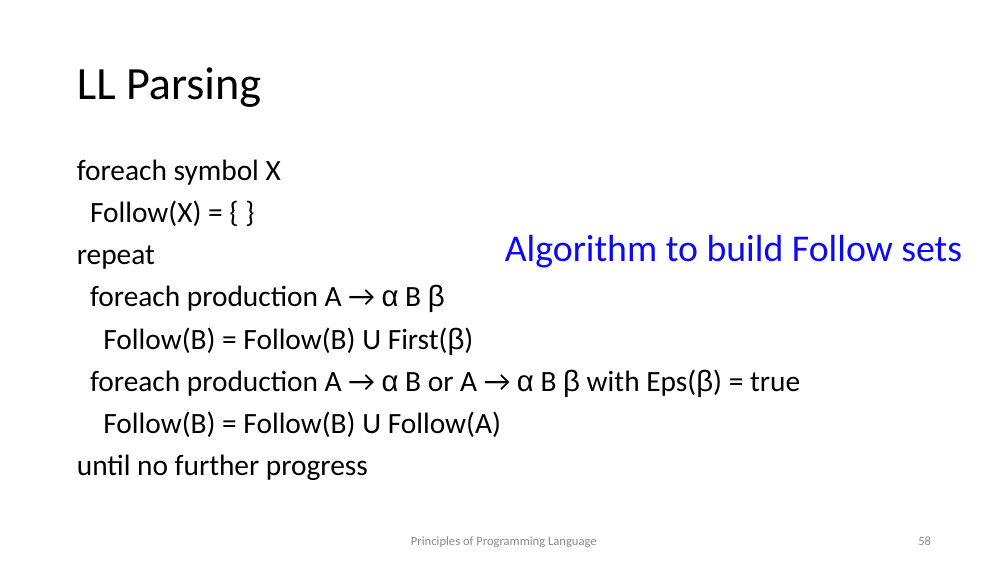
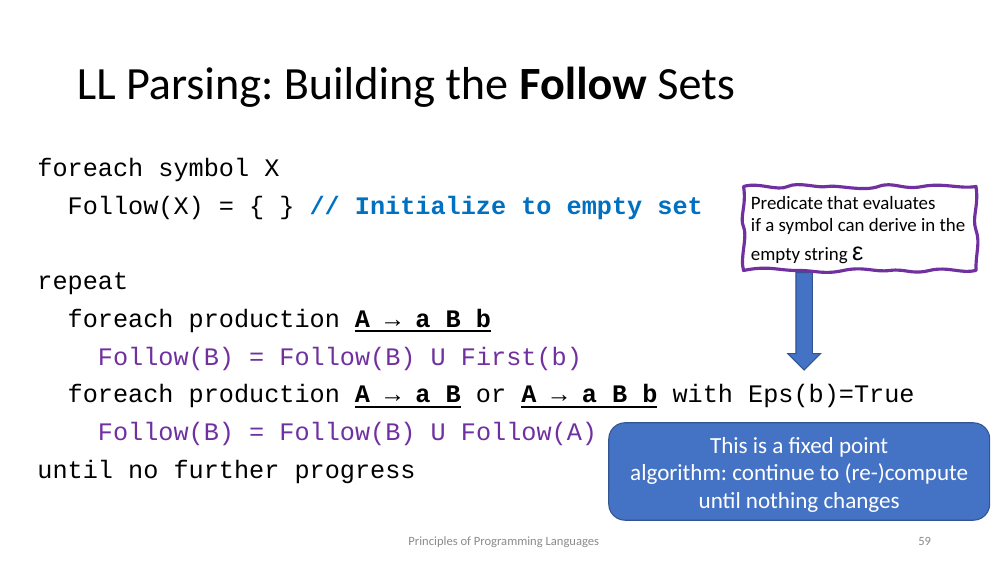
Before and after one commit to kongm/pl-design, a slide deck: slide 59 of syntax.pptx (slide 58 before the commit). Drawn at 1008x567 pixels with LibreOffice and Linux fonts; fonts in the diff are those of the drawing. Boxes give left, top, right and bottom in pixels: in the first picture for what was removed or moved away, otherwise in the second. Text is boxed around its words. In the diff, an @@ line names an element or a change of style, - is before the commit and + after.

```diff
--- a/syntax.pptx
+++ b/syntax.pptx
@@ title at [77, 66, 734, 107]: text changed @@
-LL Parsing
+LL Parsing: Building the Follow Sets
@@ text "foreach symbol X": place and size @@
-text "foreach symbol X" at [77, 159, 800, 480]
+text "foreach symbol X" at [37, 158, 914, 484]
@@ text at [37, 158, 597, 484]: size 28 to 24 pt, font Calibri to Courier New in "foreach symbol X", "repeat", "Follow(B) = Follow(B) U Follow(A)", "until no further progress"; text colour #000000 to #7030A0 in "Follow(B) = Follow(B) U Follow(A)" @@
@@ text at [68, 195, 702, 220]: text changed; size 28 to 24 pt; font Calibri to Courier New; text colour #000000 to #0070C0; bold on @@
-Follow(X) = { }
+Follow(X) = { } // Initialize to empty set
@@ freeform shape added at [744, 187, 976, 271], outline #7030A0 3 pt, 18 pt, text #000000 @@
+Predicate that evaluates
+if a symbol can derive in the
+empty string ε
@@ text removed at [505, 234, 962, 268] @@
-Algorithm to build Follow sets
@@ down arrow added at [788, 273, 820, 371], fill #4472C4, outline #325491 1 pt @@
@@ text at [68, 308, 914, 411]: text changed; size 28 to 24 pt; font Calibri to Courier New @@
-foreach production A → α B β
-Follow(B) = Follow(B) U First(β)
-foreach production A → α B or A → α B β with Eps(β) = true
+foreach production A → a B b
+Follow(B) = Follow(B) U First(b)
+foreach production A → a B or A → a B b with Eps(b)=True
@@ rounded rectangle added at [609, 423, 990, 520], fill #4472C4, outline #325491 1 pt, 22 pt, text #FFFFFF @@
+This is a fixed point
+algorithm: continue to (re-)compute until nothing changes
@@ text at [408, 536, 599, 547]: text changed @@
-Principles of Programming Language
+Principles of Programming Languages
```
Also in this commit, not shown: 75 other slides changed, 3 slides added, 1 other file.
